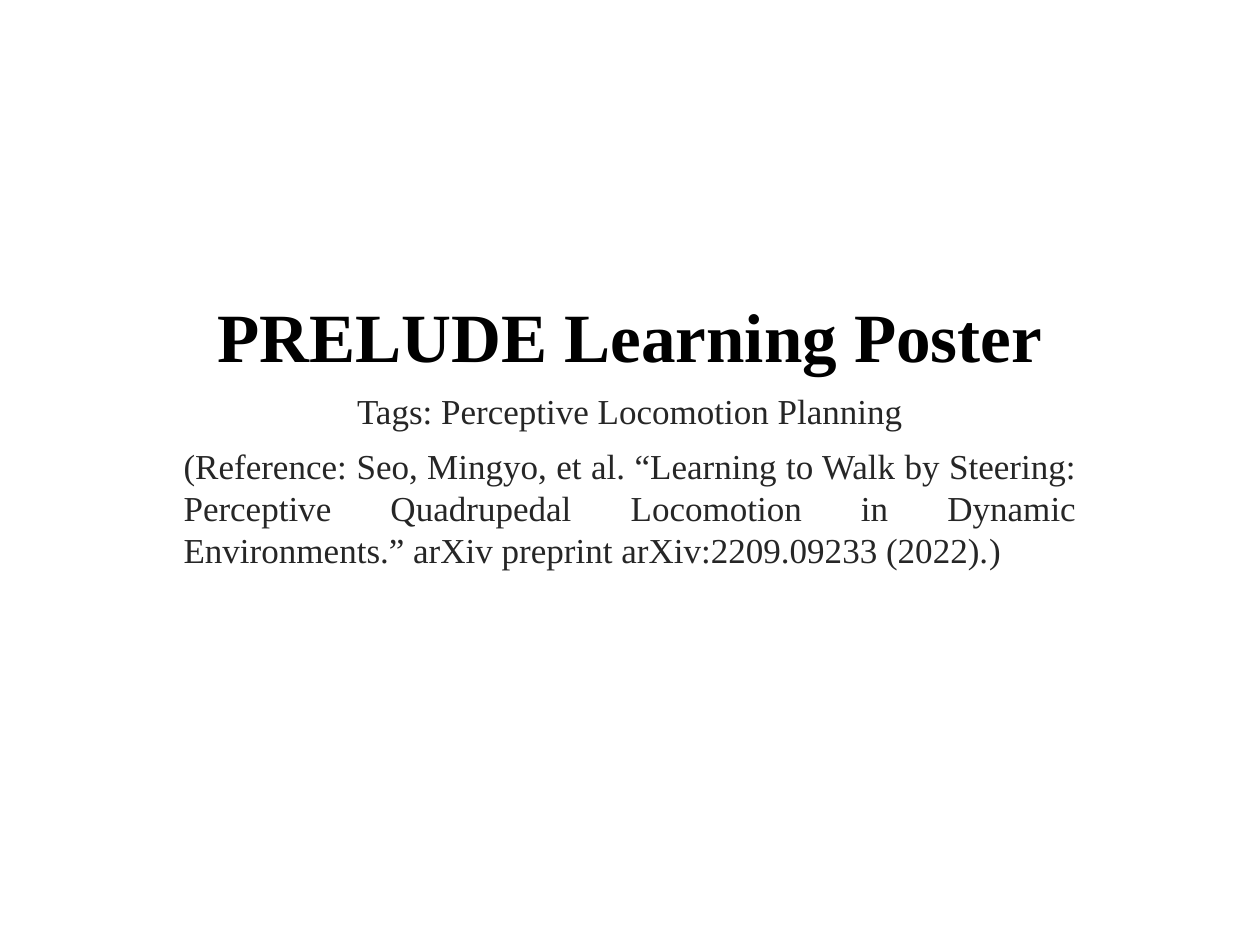
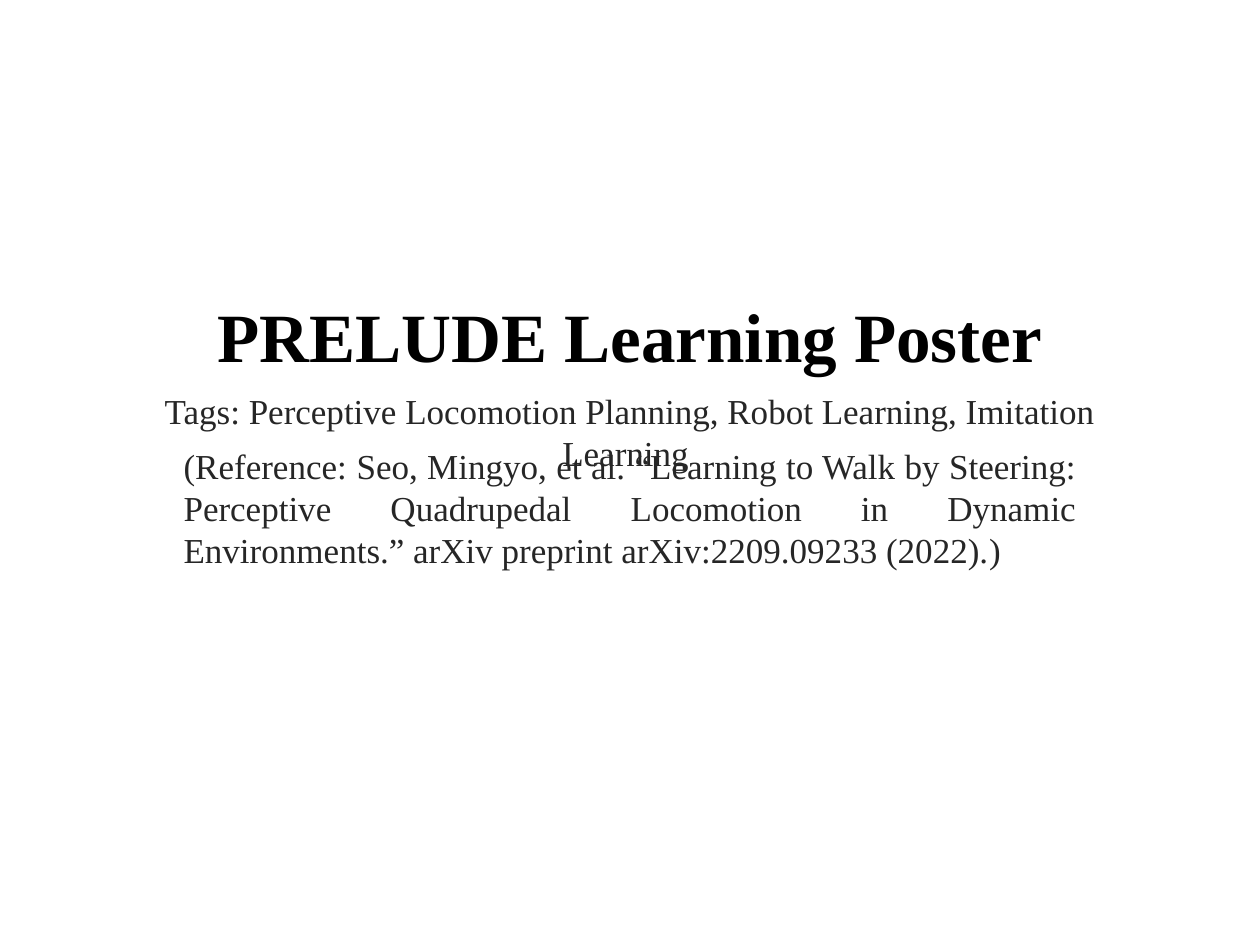
Before and after one commit to nicewang/niceproject, a slide deck: slide 1 of .github/niceproject/source/learning/robotics/prelude.pptx. Drawn at 1260x945 pixels with LibreOffice and Linux fonts; fonts in the diff are those of the drawing. Boxes give left, top, right and bottom in pixels: in the first picture for what was removed or moved away, otherwise in the second. Text is boxed around its words. In the diff, an @@ line names an element or a change of style, - is before the commit and + after.

```diff
--- a/.github/niceproject/source/learning/robotics/prelude.pptx
+++ b/.github/niceproject/source/learning/robotics/prelude.pptx
@@ text at [165,399,1094,473]: text changed @@
-Tags: Perceptive Locomotion Planning
+Tags: Perceptive Locomotion Planning, Robot Learning, Imitation Learning
```
Also in this commit, not shown: 9 other files.
